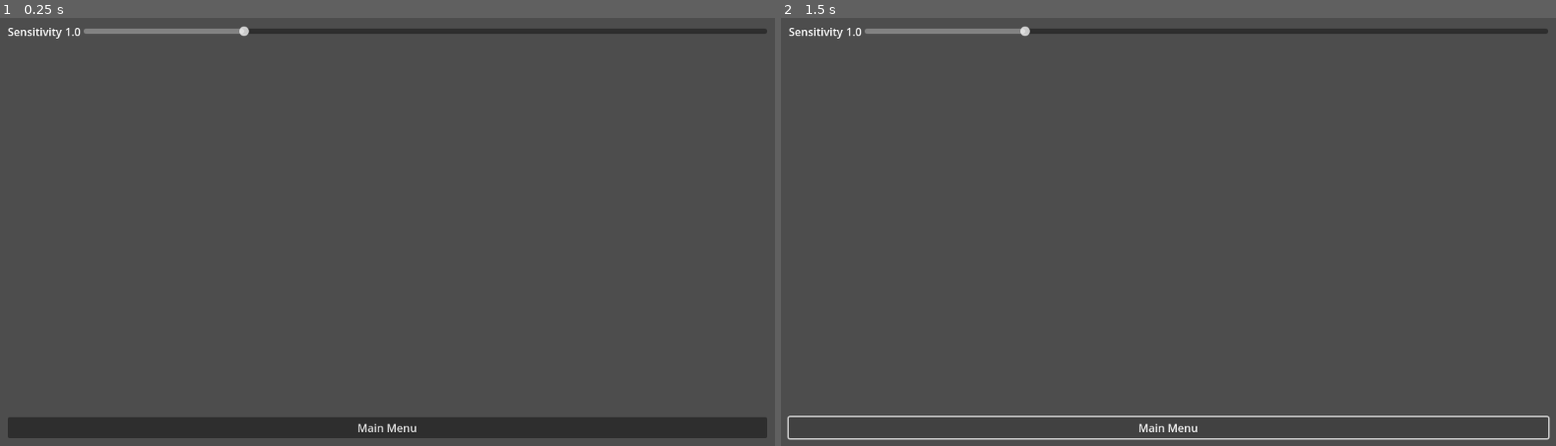
Above: before the commit, frames 1-2 (left to right).
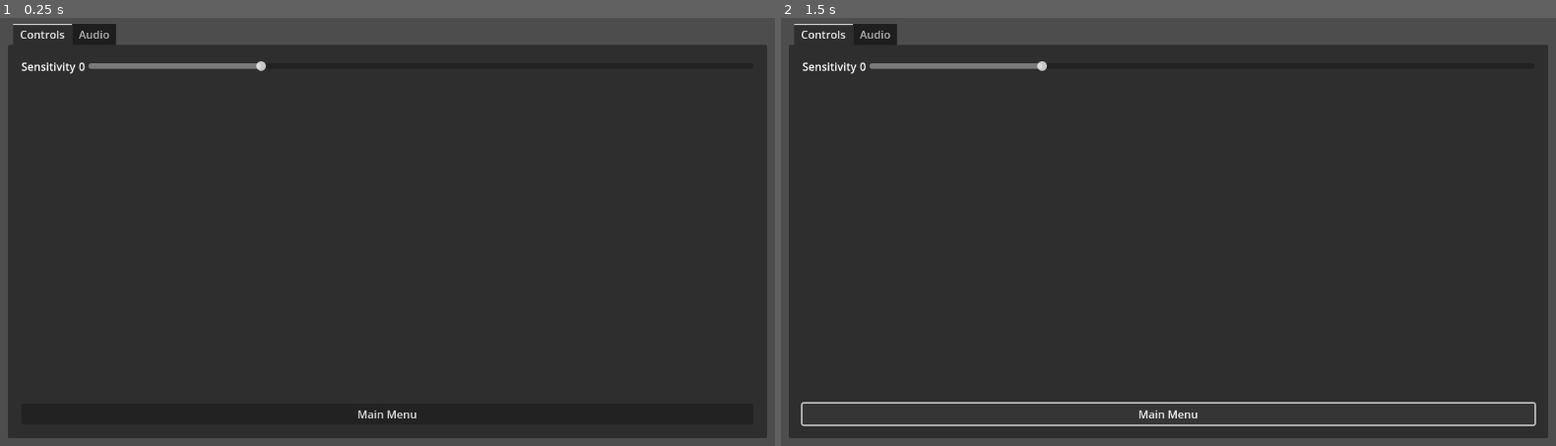
Above: after the commit, the same moments.

Repository: JulienKaspar/godot-wild-jam-88
Game: Godot game, scene res://UI/SettingsMenu/settings_menu.tscn
Same seed, same stepped clock (60 frames per second), same inputs: the game is played once before the commit and once after it. This scene is started directly instead of the project's main scene.
Inputs:
- Up to frame 1 (0.25 s): no input
- Up to frame 2 (1.5 s): click "Main Menu" at 0.5 s; hold D (move_right) from 1.28 s (still down)

The runs differ from the first frame. In frame 1, 87% of the frame differs, in the area x 1-99%, y 1-97%; in frame 2, 85%.
Error after the commit: Invalid access to property or key 'value_changed' on a base object of type 'null instance'. (res://UI/SettingsMenu/settings_menu.gd:12)

Commit message:
putting some loose files in a good spot

Diff:
--- a/UI/SettingsMenu/settings_menu.tscn
+++ b/UI/SettingsMenu/settings_menu.tscn
@@ -20,25 +20,37 @@
 theme_override_constants/margin_right = 20
 theme_override_constants/margin_bottom = 20
 
-[node name="VBoxContainer" type="VBoxContainer" parent="MarginContainer"]
+[node name="TabContainer" type="TabContainer" parent="MarginContainer"]
+layout_mode = 2
+current_tab = 0
+
+[node name="Controls" type="MarginContainer" parent="MarginContainer/TabContainer"]
+layout_mode = 2
+theme_override_constants/margin_left = 20
+theme_override_constants/margin_top = 20
+theme_override_constants/margin_right = 20
+theme_override_constants/margin_bottom = 20
+metadata/_tab_index = 0
+
+[node name="Controls" type="VBoxContainer" parent="MarginContainer/TabContainer/Controls"]
 layout_mode = 2
 alignment = 1
 
-[node name="Sensitivity" type="HBoxContainer" parent="MarginContainer/VBoxContainer"]
+[node name="Sensitivity" type="HBoxContainer" parent="MarginContainer/TabContainer/Controls/Controls"]
 layout_mode = 2
 alignment = 1
 
-[node name="SensitivityLabel" type="Label" parent="MarginContainer/VBoxContainer/Sensitivity"]
+[node name="SensitivityLabel" type="Label" parent="MarginContainer/TabContainer/Controls/Controls/Sensitivity"]
 layout_mode = 2
 size_flags_vertical = 8
 text = "Sensitivity"
 
-[node name="SensitivityNumber" type="Label" parent="MarginContainer/VBoxContainer/Sensitivity"]
+[node name="SensitivityNumber" type="Label" parent="MarginContainer/TabContainer/Controls/Controls/Sensitivity"]
 layout_mode = 2
 size_flags_vertical = 8
 text = "0"
 
-[node name="SensitivitySlider" type="HSlider" parent="MarginContainer/VBoxContainer/Sensitivity"]
+[node name="SensitivitySlider" type="HSlider" parent="MarginContainer/TabContainer/Controls/Controls/Sensitivity"]
 layout_mode = 2
 size_flags_horizontal = 3
 size_flags_vertical = 4
@@ -47,11 +59,20 @@
 step = 0.01
 value = 1.1
 
-[node name="Control" type="Control" parent="MarginContainer/VBoxContainer"]
+[node name="Control" type="Control" parent="MarginContainer/TabContainer/Controls/Controls"]
 layout_mode = 2
 size_flags_vertical = 3
 
-[node name="MainMenuButton" type="Button" parent="MarginContainer/VBoxContainer"]
+[node name="MainMenuButton" type="Button" parent="MarginContainer/TabContainer/Controls/Controls"]
 unique_name_in_owner = true
 layout_mode = 2
 text = "Main Menu"
+
+[node name="Audio" type="MarginContainer" parent="MarginContainer/TabContainer"]
+visible = false
+layout_mode = 2
+theme_override_constants/margin_left = 20
+theme_override_constants/margin_top = 20
+theme_override_constants/margin_right = 20
+theme_override_constants/margin_bottom = 20
+metadata/_tab_index = 1
--- a/game_view.tscn
+++ b/UI/game_view.tscn
@@ -1,7 +1,6 @@
-[gd_scene load_steps=4 format=3 uid="uid://dpj3ak675hn33"]
+[gd_scene load_steps=3 format=3 uid="uid://dpj3ak675hn33"]
 
-[ext_resource type="PackedScene" uid="uid://bcredxkb7jfdu" path="res://UI/MainMenu/main_menu.tscn" id="1_0lsib"]
-[ext_resource type="Script" uid="uid://bexi8qx87vns3" path="res://Scripts/game_view.gd" id="1_lqkpn"]
+[ext_resource type="Script" uid="uid://bexi8qx87vns3" path="res://UI/game_view.gd" id="1_lqkpn"]
 [ext_resource type="PackedScene" uid="uid://betq65km7cbe3" path="res://UI/SettingsMenu/settings_menu.tscn" id="2_lqkpn"]
 
 [node name="GameView" type="Node"]
@@ -18,10 +17,6 @@
 size_flags_horizontal = 3
 size_flags_vertical = 3
 
-[node name="MainMenu" parent="CanvasLayer/MenuDisplayer" instance=ExtResource("1_0lsib")]
-unique_name_in_owner = true
-layout_mode = 2
-
 [node name="SettingsMenu" parent="CanvasLayer/MenuDisplayer" instance=ExtResource("2_lqkpn")]
 unique_name_in_owner = true
 visible = false
Renamed: Scripts/game_view.gd -> UI/game_view.gd
Renamed: Scripts/game_view.gd.uid -> UI/game_view.gd.uid
